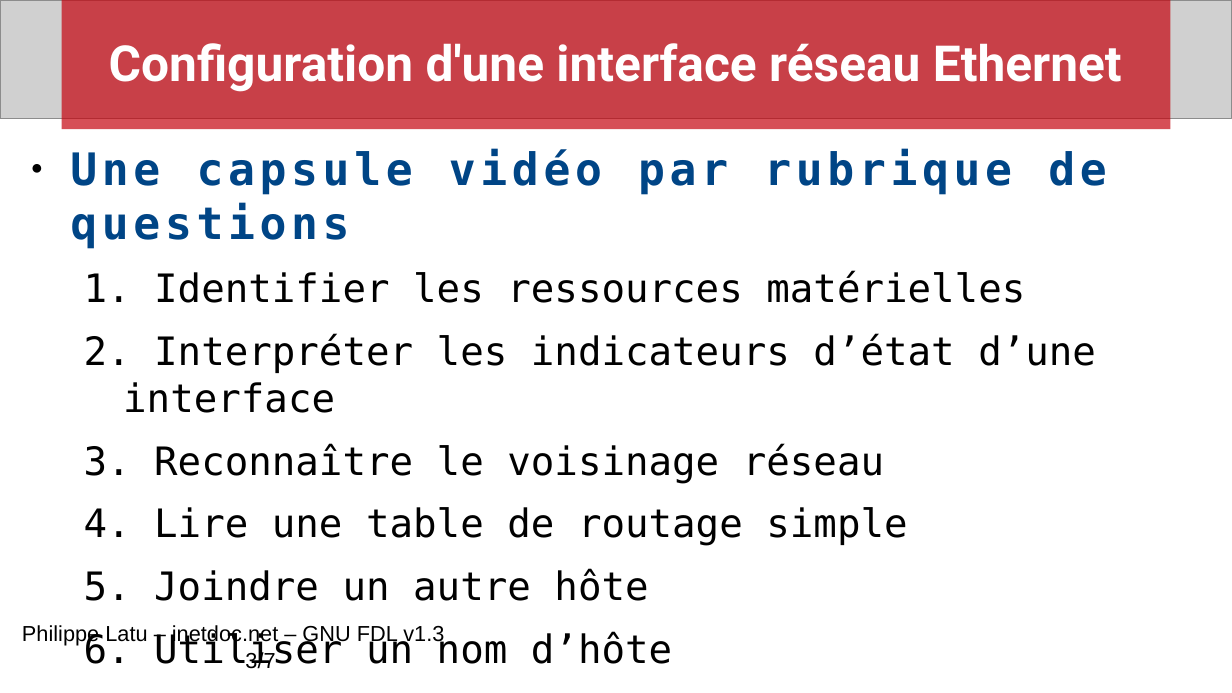
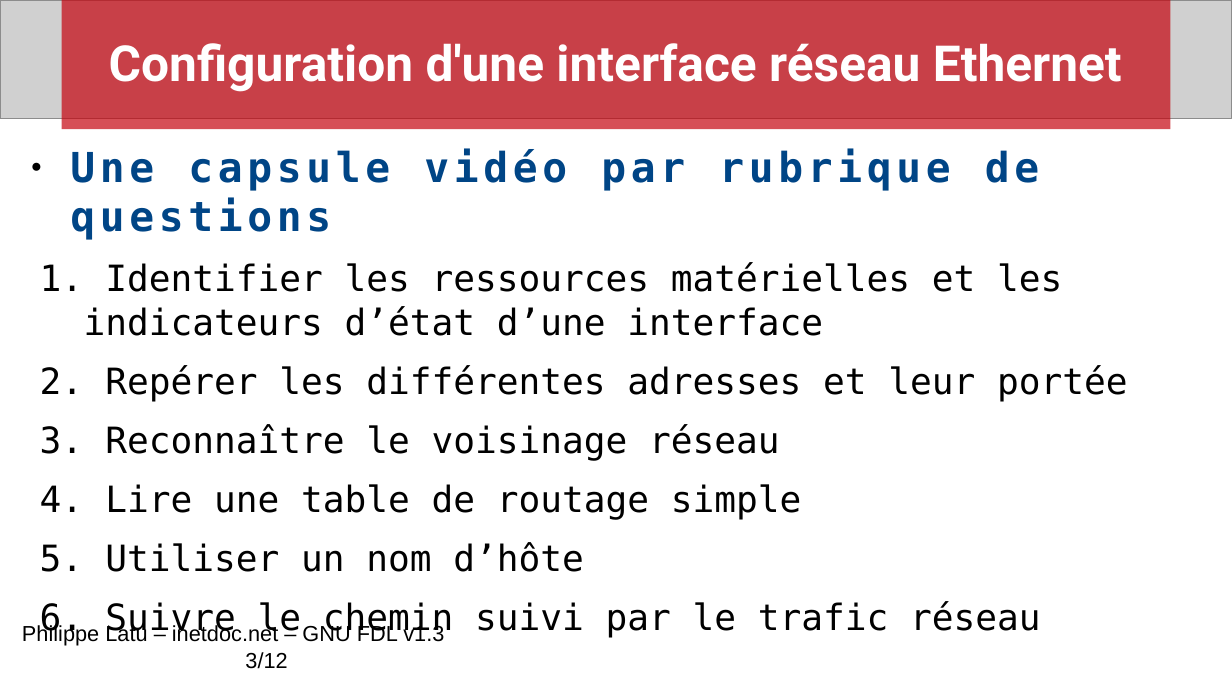
Before and after one commit to platu/inetdoc, a slide deck: slide 3 of travaux_pratiques/config.interface.lan/presentation/conf-intf-lan.odp. Drawn at 1232x693 pixels with LibreOffice and Linux fonts; fonts in the diff are those of the drawing; grey boxes stand for pictures. Boxes give left, top, right and bottom in pixels: in the first picture for what was removed or moved away, otherwise in the second. Text is boxed around its words. In the diff, an @@ line names an element or a change of style, - is before the commit and + after.

Commit message:
Support TP configuration interface Ethernet
. version intermédiaire documents support capsules vidéo

```diff
--- a/travaux_pratiques/config.interface.lan/presentation/conf-intf-lan.odp
+++ b/travaux_pratiques/config.interface.lan/presentation/conf-intf-lan.odp
@@ text at (70, 148, 1039, 572): size 28.8 to 26.6 pt in "Une capsule vidéo par rubrique de questions"; size 25.2 to 23.3 pt in "Reconnaître le voisinage réseau", "Lire une table de routage simple", "Utiliser un nom d’hôte"; indent changed @@
@@ text at (84, 262, 1128, 402): text changed; size 25.2 to 23.3 pt @@
-  1. Identifier les ressources matérielles
-  2. Interpréter les indicateurs d’état d’une interface
+  1. Identifier les ressources matérielles et les indicateurs d’état d’une interface
+  2. Repérer les différentes adresses et leur portée
@@ text at (154, 568, 648, 601): paragraph removed @@
-  5. Joindre un autre hôte
@@ text at (22, 624, 444, 669): text changed @@
-Philippe Latu – inetdoc.net – GNU FDL v1.3 3/7
+Philippe Latu – inetdoc.net – GNU FDL v1.3 3/12
@@ text at (105, 601, 1041, 638): paragraph added @@
+  6. Suivre le chemin suivi par le trafic réseau
```
Also in this commit, not shown: 1 other slide changed, 5 slides added, 2 other files.
